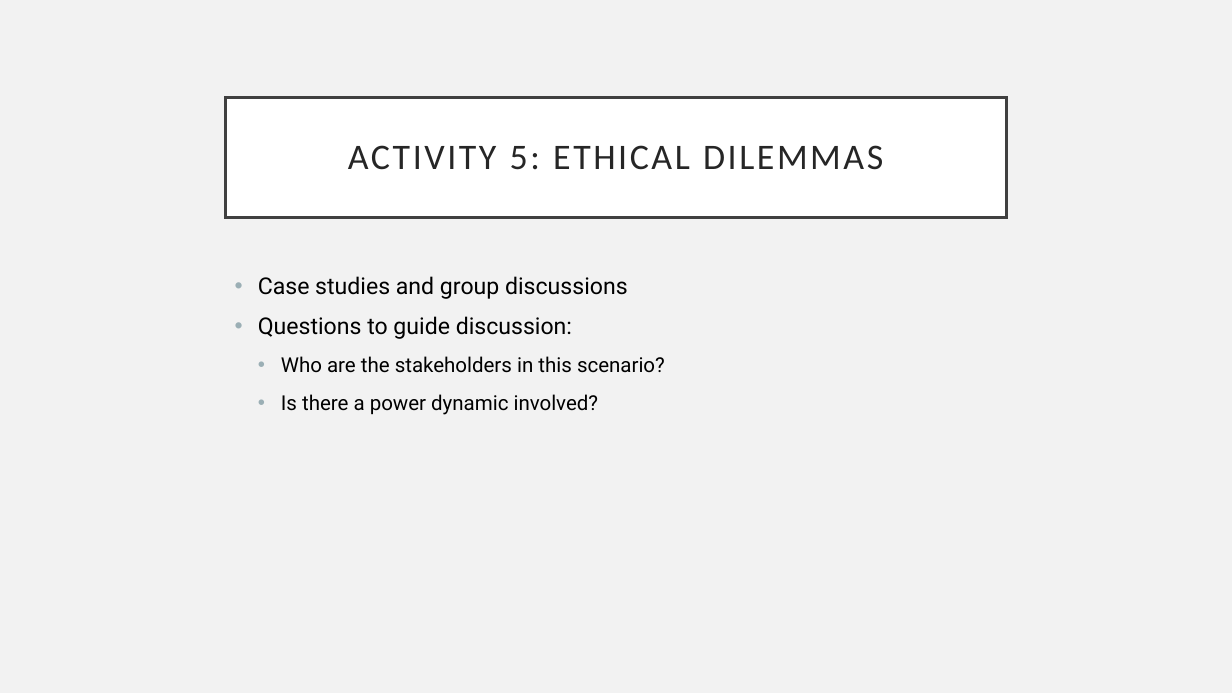
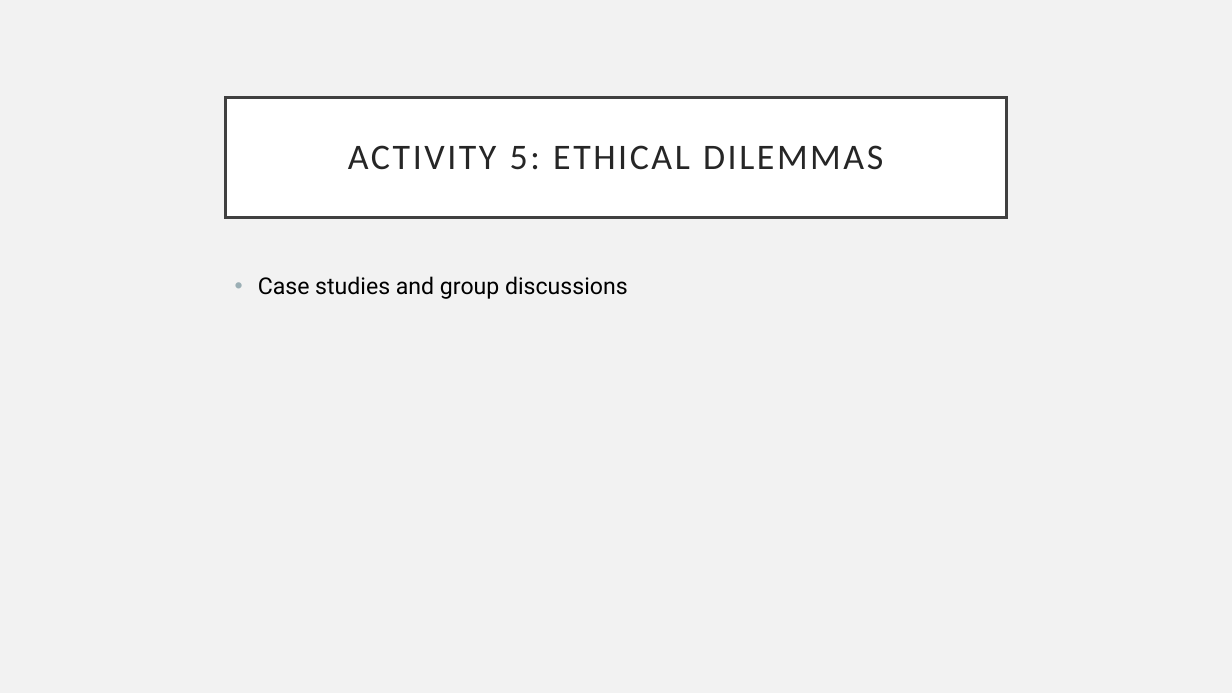
Before and after one commit to eholdmore/StatsForCompBio, a slide deck: slide 56 of Stats-for-Comp-Bio.pptx (slide 54 before the commit). Drawn at 1232x693 pixels with LibreOffice and Linux fonts; fonts in the diff are those of the drawing. Boxes give left, top, right and bottom in pixels: in the first picture for what was removed or moved away, otherwise in the second. Text is boxed around its words. In the diff, an @@ line names an element or a change of style, - is before the commit and + after.

```diff
--- a/Stats-for-Comp-Bio.pptx
+++ b/Stats-for-Comp-Bio.pptx
@@ text at (x1=258, y1=316, x2=665, y2=415): paragraphs removed @@
-• Questions to guide discussion:
-  • Who are the stakeholders in this scenario?
-  • Is there a power dynamic involved?
```
Also in this commit, not shown: 3 other slides changed, 2 slides added, 3 other files.
